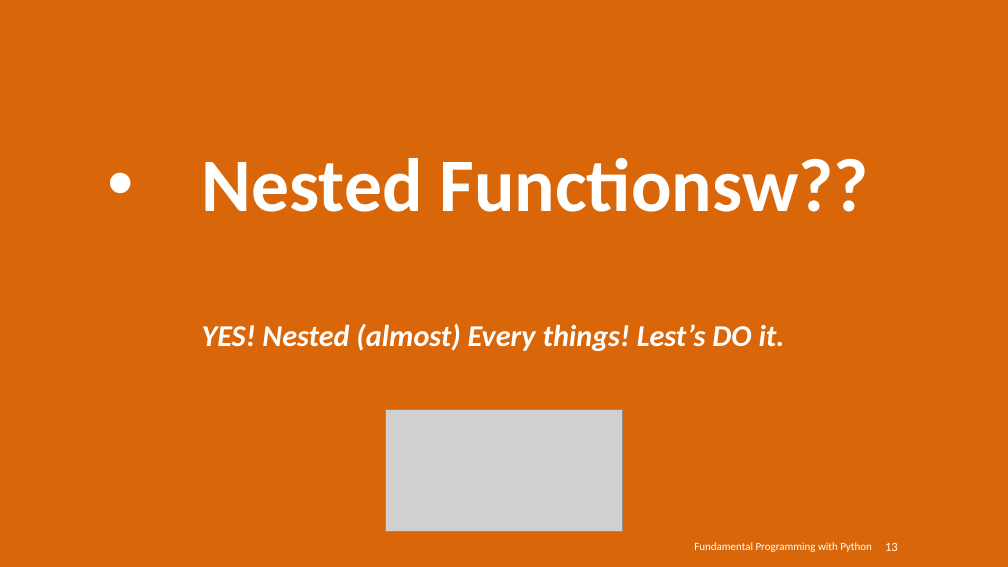
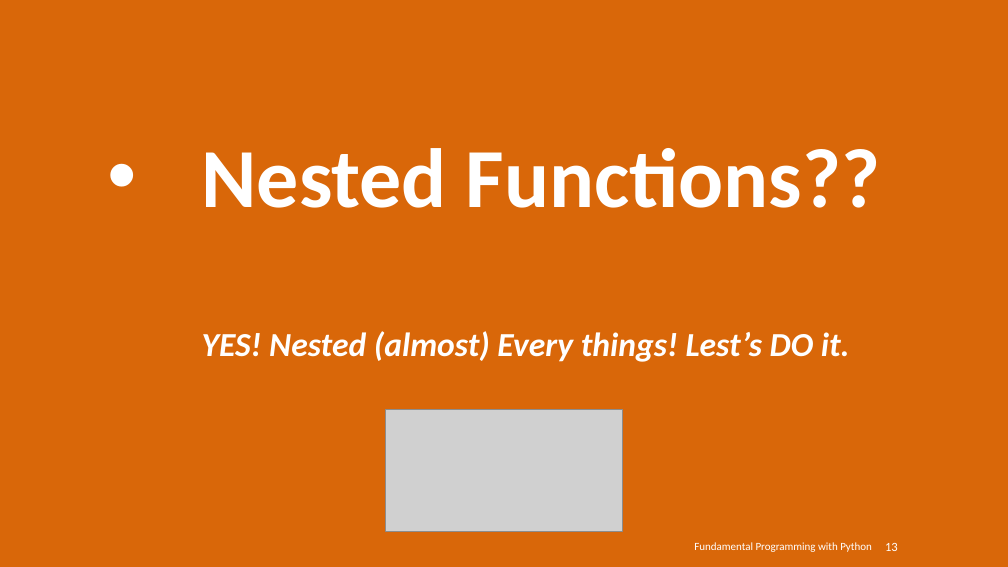
Before and after one commit to SharifPythonSpace/Course1401, a slide deck: slide 13 of Slide/10- Different General Methods in Algorithms Design.pptx. Drawn at 1008x567 pixels with LibreOffice and Linux fonts; fonts in the diff are those of the drawing; grey boxes stand for pictures. Boxes give left, top, right and bottom in pixels: in the first picture for what was removed or moved away, otherwise in the second. Text is boxed around its words. In the diff, an @@ line names an element or a change of style, - is before the commit and + after.

```diff
--- a/Slide/10- Different General Methods in Algorithms Design.pptx
+++ b/Slide/10- Different General Methods in Algorithms Design.pptx
@@ title at (202, 148, 880, 362): text changed; size 28.8 to 32 pt @@
-• Nested Functionsw??
-  YES! Nested (almost) Every things! Lest’s DO it.
+• Nested Functions??
+  YES! Nested (almost) Every things! Lest’s DO it.
```
Also in this commit, not shown: 1 other slide changed, 1 slide added.
